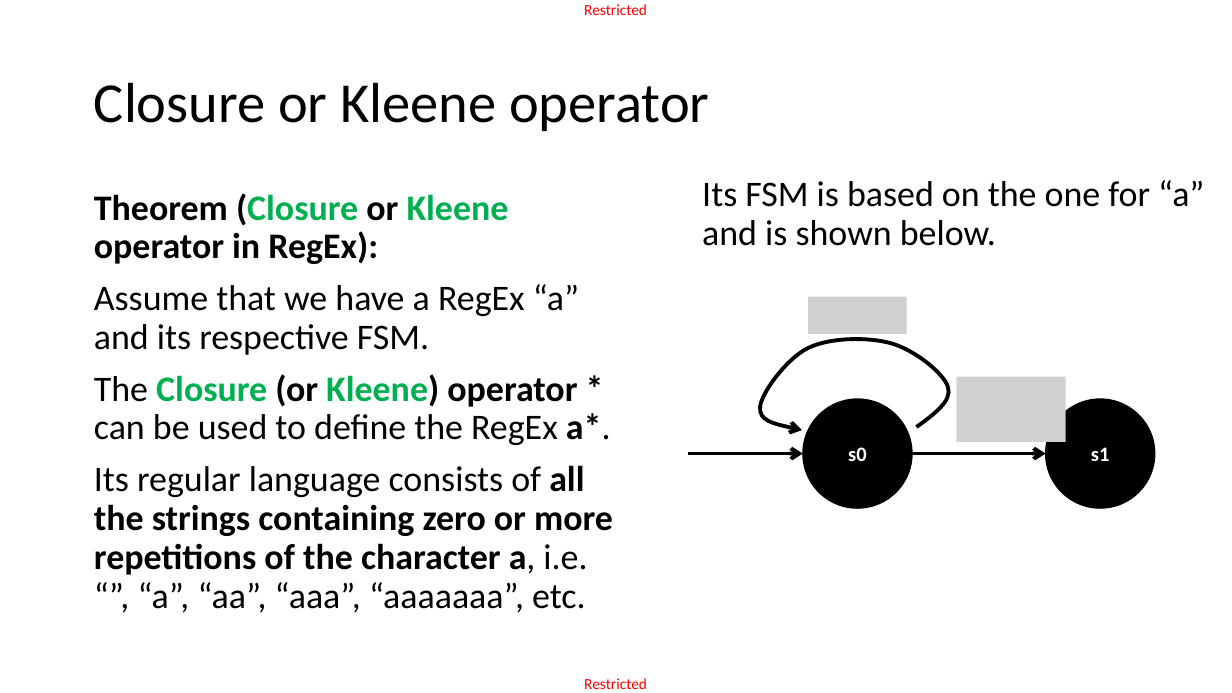
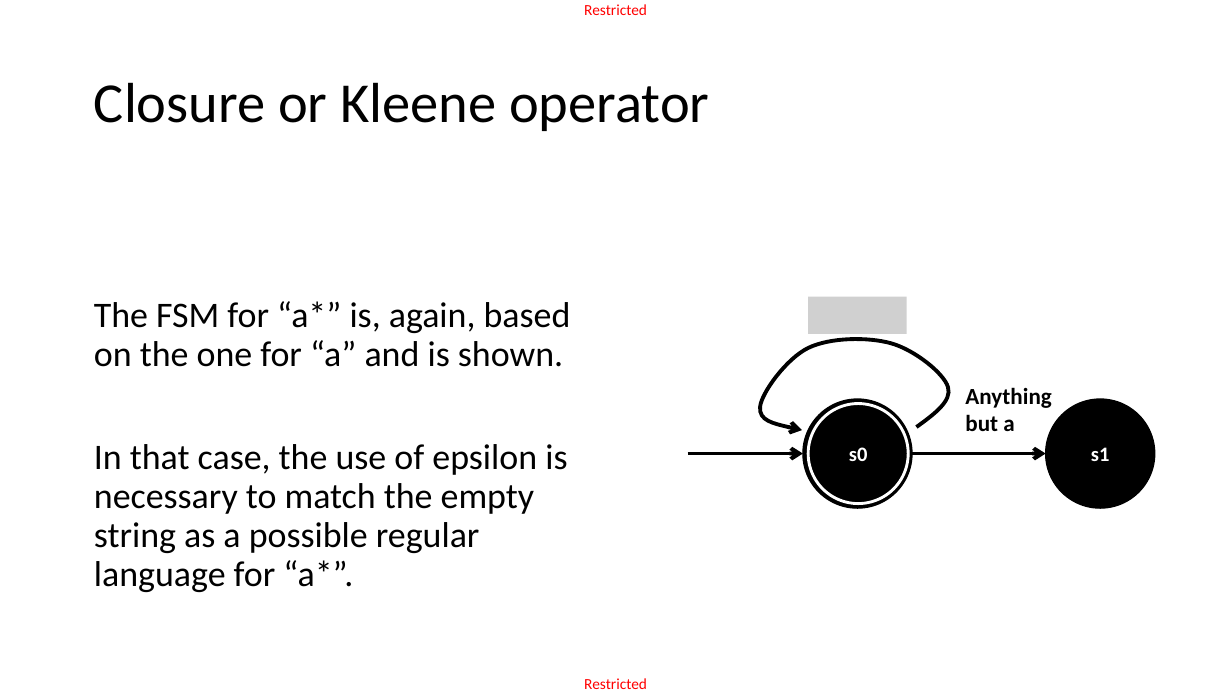
Before and after one commit to matthieudemari/SUTD_PLC_50_051, a slide deck: slide 27 of W9/W9S2/W9S2.pptx (slide 25 before the commit). Drawn at 1232x693 pixels with LibreOffice and Linux fonts; fonts in the diff are those of the drawing; grey boxes stand for pictures. Boxes give left, top, right and bottom in pixels: in the first picture for what was removed or moved away, otherwise in the second. Text is boxed around its words. In the diff, an @@ line names an element or a change of style, - is before the commit and + after.

```diff
--- a/W9/W9S2/W9S2.pptx
+++ b/W9/W9S2/W9S2.pptx
@@ text removed at (702, 180, 1204, 246) @@
-Its FSM is based on the one for “a” and is shown below.
@@ text at (94, 301, 571, 592): text changed @@
-Theorem (Closure or Kleene operator in RegEx):
-Assume that we have a RegEx “a” and its respective FSM.
-The Closure (or Kleene) operator * can be used to define the RegEx a*.
-Its regular language consists of all the strings containing zero or more repetitions of the character a, i.e. “”, “a”, “aa”, “aaa”, “aaaaaaa”, etc.
+The FSM for “a*” is, again, based on the one for “a” and is shown.
+In that case, the use of epsilon is necessary to match the empty string as a possible regular language for “a*”.
@@ picture removed at (957, 377, 1066, 443) @@
@@ text added at (965, 387, 1051, 431), 18 pt, text #000000, bold @@
+Anything
+but a
@@ ellipse added at (809, 404, 909, 504), fill #000000, outline #FFFFFF 2.25 pt, 16 pt, text #FFFFFF, bold @@
+s0
```
Also in this commit, not shown: 22 other slides changed, 27 slides added, 6 slides removed, 19 other files.
